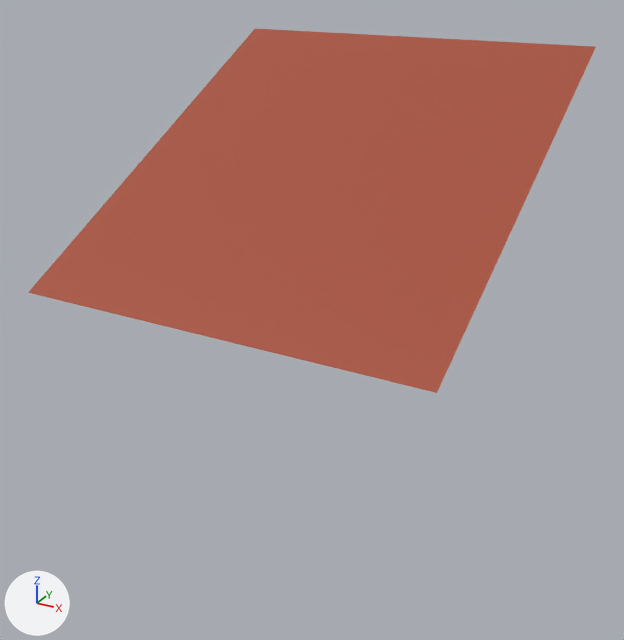
Two versions of the glTF model models/seperated_blocks/r2c3_face_brown.gltf, one commit apart.
Rendered twice from a 50 mm lens placed at (1.93, -3.61, 1.48), pointed at (0.01, -0.13, -0.26). Lighting does not change. The marker at lower left points along +X, +Y and +Z.

The first picture shows 'r2c3_face_brown'.
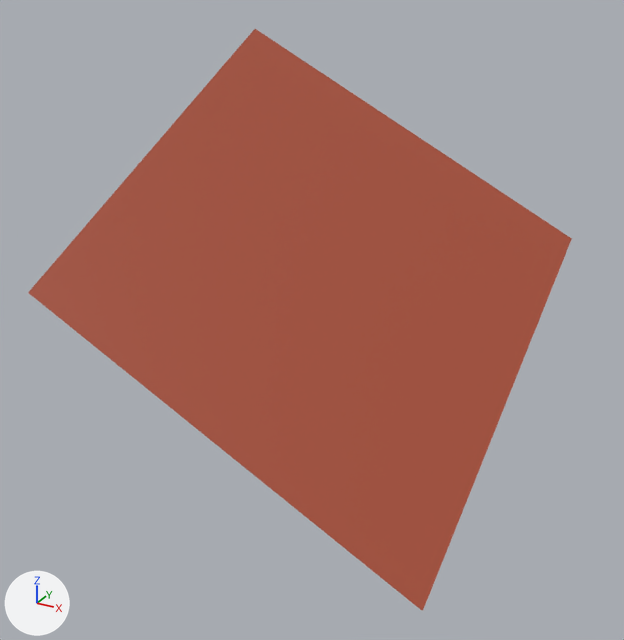
Pixel boxes [x1, y1, x2, y2] of what changed, in the pictures (624 x 640 px):
'r2c3_face_brown', reshaped (60% taller)
    before: [28, 29, 596, 393]
    after: [28, 29, 572, 611]

Patch to the scene script:
```diff
--- a/models/seperated_blocks/r2c3_face_brown.gltf.py
+++ b/models/seperated_blocks/r2c3_face_brown.gltf.py
@@ me_cube_270 @@
 me_cube_270.from_pydata(...)  # 4 vertices, 2 faces; spans x -1.0..1.0, y -1.0..1.0, z 0.0..1.0
 # used by ob_r2c3_face_brown; location = (0.0, 0.0, 0.0)
-me_cube_270.vertices[2].co = (1.0, -1.0, 0.0)  # pixel (436, 392)
-me_cube_270.vertices[3].co = (1.0, 1.0, 1.0)  # pixel (596, 46)
+# me_cube_270 part 1
+me_cube_270.vertices[2].co = (1.0, -1.0, -1.0)  # pixel (422, 611)
+me_cube_270.vertices[3].co = (1.0, 1.0, 0.0)  # pixel (571, 238)
 me_cube_270.materials.append(mat_material_001)
```
